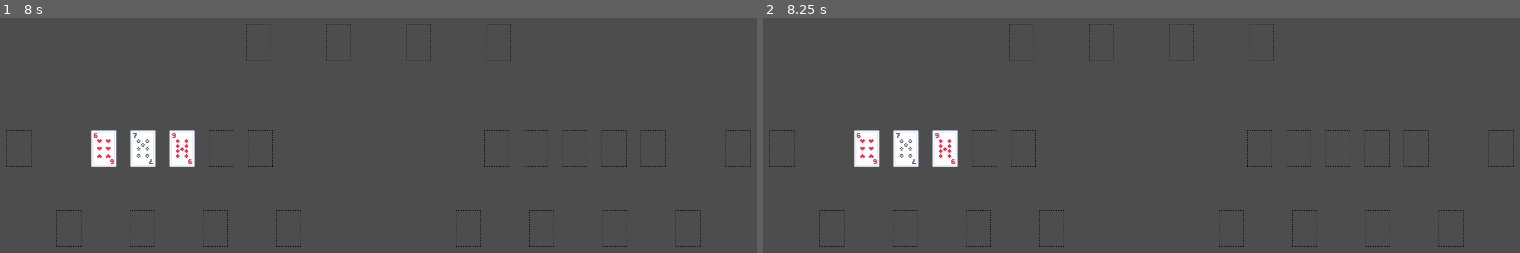
Above: before the commit, frames 1-2 (left to right).
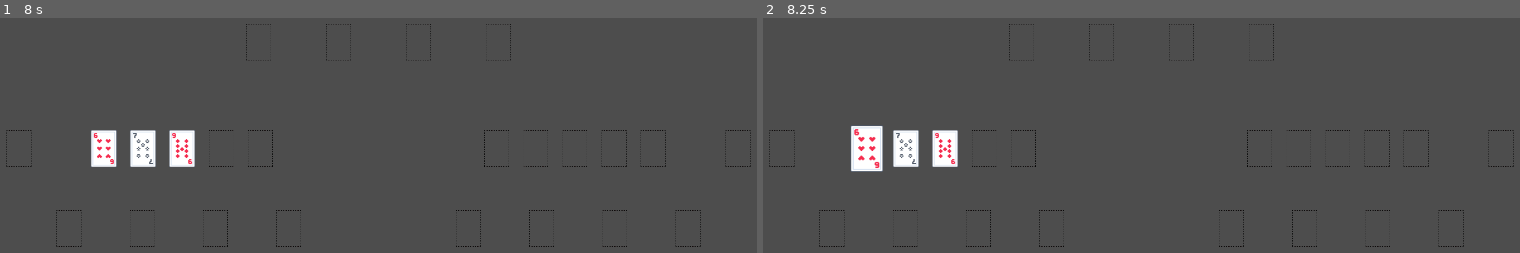
Above: after the commit, the same moments.

Repository: tessapower/spite-and-malice
Game: Godot game, scene res://scenes/game/game.tscn
Two runs of this game, one before a commit and one after it. Both use one fixed random seed, a clock stepped at 60 frames per second and the inputs below.
Inputs (mouse positions are in pixels of both pictures, inside the frame that each line leads up to):
- Up to frame 1 (8 s): tap Enter at 0.5, 2, 3.5 s; move the mouse to (499, 149) at 0.52 s; press the mouse at (499, 149) at 0.53 s; tap Space at 1.25, 2.75, 4.25 s; move the mouse to (537, 149) at 1.27 s; release the mouse at (537, 149) at 1.28 s; click (537, 149) at 1.35 s; move the mouse to (575, 149) at 2.02 s; press the mouse at (575, 149) at 2.03 s; move the mouse to (613, 149) at 2.77 s; release the mouse at (613, 149) at 2.78 s; click (613, 149) at 2.85 s; move the mouse to (651, 149) at 3.52 s; press the mouse at (651, 149) at 3.53 s; move the mouse to (688, 229) at 4.27 s; release the mouse at (688, 229) at 4.28 s; click (688, 229) at 4.35 s; move the mouse to (613, 229) at 5.02 s; press the mouse at (613, 229) at 5.03 s; move the mouse to (545, 229) at 5.77 s; release the mouse at (545, 229) at 5.78 s; click (545, 229) at 5.85 s; move the mouse to (469, 229) at 6.52 s; press the mouse at (469, 229) at 6.53 s; move the mouse to (734, 149) at 7.27 s; release the mouse at (734, 149) at 7.28 s; click (734, 149) at 7.35 s
- Up to frame 2 (8.25 s): move the mouse to (868, 149) at 8.02 s; press the mouse at (868, 149) at 8.03 s

Frame 1 is identical in both runs. In frame 2, 0.5% of the frame differs, in the area x 11-16%, y 45-66%.

Commit message:
Fix issues with z ordering when adding cards to pile and hovering

Diff:
--- a/spite-and-malice/scripts/components/card.gd
+++ b/spite-and-malice/scripts/components/card.gd
@@ -9,23 +9,24 @@
 enum Rank { ACE = 1, TWO, THREE, FOUR, FIVE, SIX, SEVEN, EIGHT, NINE, TEN,
             JACK, QUEEN, KING, JOKER }
 
+# Card constants
+const NORMAL_SCALE: Vector2 = Vector2(1.0, 1.0)
+const NORMAL_Z_IDX: int = 2
+const HOVERED_SCALE: Vector2 = Vector2(1.05, 1.05)
+const HOVERED_Z_IDX: int = RenderingServer.CANVAS_ITEM_Z_MAX
+const DRAG_SCALE: Vector2 = Vector2(1.25, 1.25)
+const DRAG_Z_IDX: int = RenderingServer.CANVAS_ITEM_Z_MAX
+
 # Card Variables
 var rank: Rank = Rank.ACE
 var suit: Suit = Suit.SPADES
 var selectable: bool = false
 var parent = null
 var original_pos: Vector2 = Vector2(0.0, 0.0)
-
-# Card constants
-const NORMAL_SCALE: Vector2 = Vector2(1.0, 1.0)
-const NORMAL_Z_IDX: int = 2
-const HOVERED_SCALE: Vector2 = Vector2(1.05, 1.05)
-const HOVERED_Z_IDX: int = 3
-const DRAG_SCALE: Vector2 = Vector2(1.0, 1.0)
-const DRAG_Z_IDX: int = RenderingServer.CANVAS_ITEM_Z_MAX
+var original_z_idx: int = NORMAL_Z_IDX
 
 func _ready() -> void:
-    z_index = NORMAL_Z_IDX
+    z_index = original_z_idx
     scale = NORMAL_SCALE
 
 # Set up card data
@@ -47,12 +48,12 @@
 
 func hover(should_highlight: bool) -> void:
     scale = HOVERED_SCALE if should_highlight else NORMAL_SCALE
-    z_index = HOVERED_Z_IDX if should_highlight else NORMAL_Z_IDX
+    z_index = HOVERED_Z_IDX if should_highlight else original_z_idx
 
 
 func drag(is_being_dragged: bool) -> void:
     scale = DRAG_SCALE if is_being_dragged else NORMAL_SCALE
-    z_index = DRAG_Z_IDX if is_being_dragged else NORMAL_Z_IDX
+    z_index = DRAG_Z_IDX if is_being_dragged else original_z_idx
 
 
 func _image_path(s: Suit, r: Rank) -> String:
--- a/spite-and-malice/scripts/components/pile.gd
+++ b/spite-and-malice/scripts/components/pile.gd
@@ -36,10 +36,11 @@
         c.selectable = selectable
         c.parent = self
 
-        # Set newly pushed card's z ordering so that it appears on the top
-        # of the stack
         if !is_empty():
-            c.z_index = cards.peek().z_index + 1
+            # Set newly pushed card's z ordering so that it appears on the top
+            # of the stack
+            c.original_z_idx = cards.peek().z_index + 1
+            c.z_index = c.original_z_idx
 
         # Set position based on position in pile
         var pos: Vector2 = (cards.size() * CARD_VERTICAL_OFFSET)
@@ -62,6 +63,7 @@
         return null
 
     var card = cards.pop()
+    # Reset card's z ordering
     card.z_index = Card.NORMAL_Z_IDX
 
 
